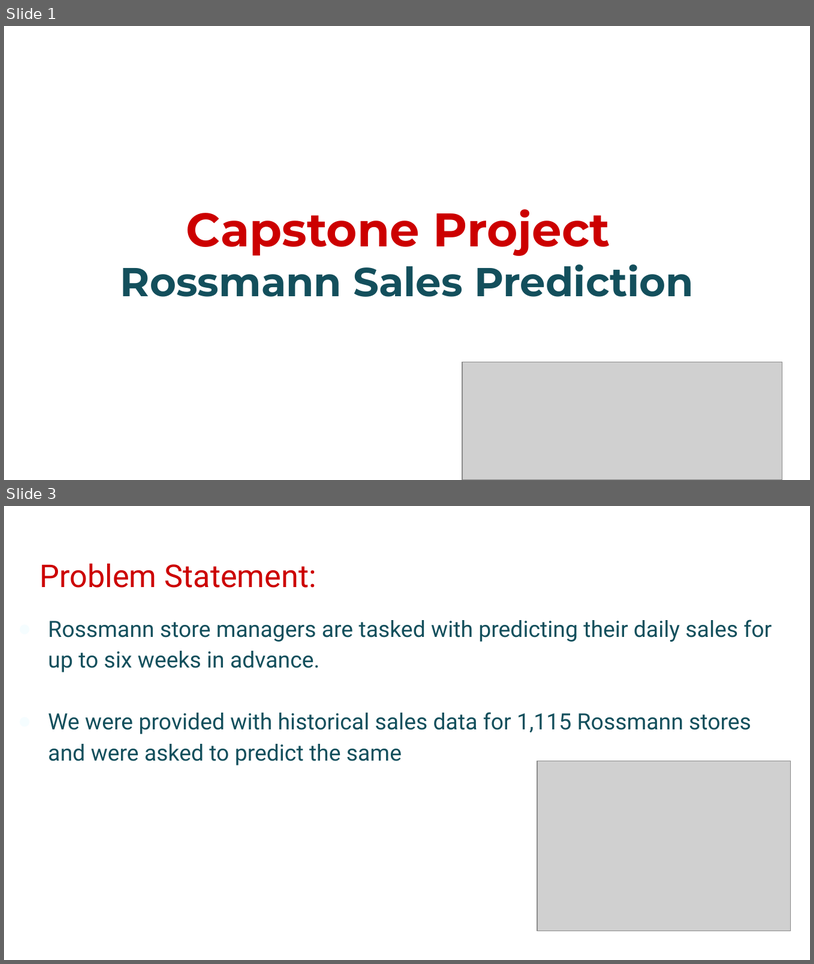
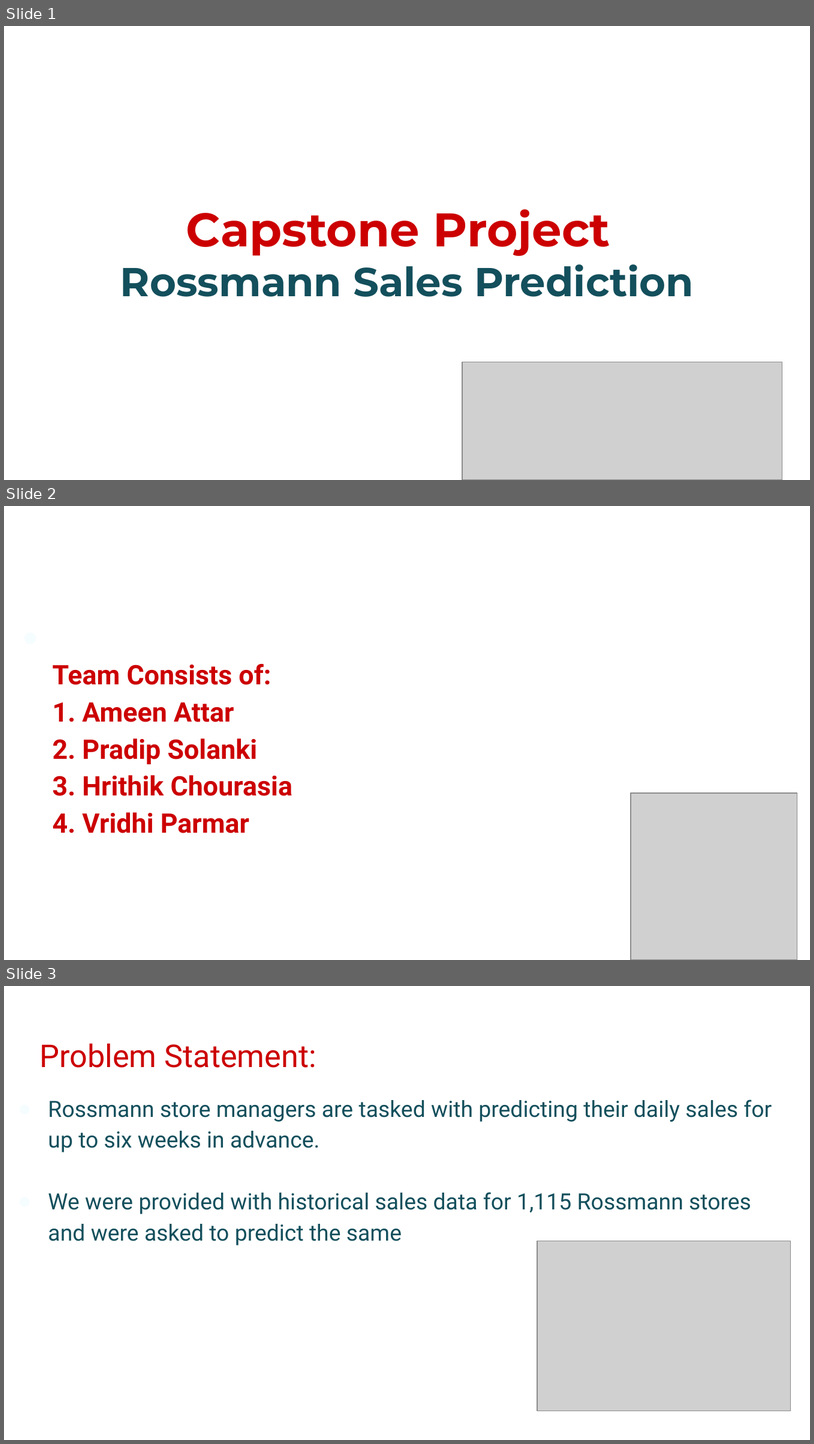
Before and after one commit to hrithikwel8/Rossmann_Sales_Prediction, a slide deck: Rossmann_Sales_Prediction_ppt.pptx. Shown one above the other, each under a label of ours: slides 1 and 3 before the commit, slides 1, 2 and 3 after it; the slides between them are not shown. The pictures are 814x964 and 814x1444 pixels, drawn with LibreOffice and Linux fonts; fonts in the diff are those of the drawing; grey boxes stand for pictures; background and template pictures are left out. Boxes give left, top, right and bottom in pixels: in the first picture for what was removed or moved away, otherwise in the second. Text is boxed around its words. In the diff, an @@ line names an element or a change of style, - is before the commit and + after.

```diff
--- a/Rossmann_Sales_Prediction_ppt.pptx
+++ b/Rossmann_Sales_Prediction_ppt.pptx
@@ slide 2 added at (x1=4, y1=506, x2=810, y2=960), background #FFFFFF @@
@@ text added at (x1=53, y1=664, x2=293, y2=833), 24 pt, text #CC0000, bold @@
+● Team Consists of:
+  1. Ameen Attar
+  2. Pradip Solanki
+  3. Hrithik Chourasia
+  4. Vridhi Parmar
@@ picture added at (x1=632, y1=793, x2=798, y2=960) @@
```
Also in this commit, not shown: 3 slides changed, 6 other slides added, 3 slides removed.
